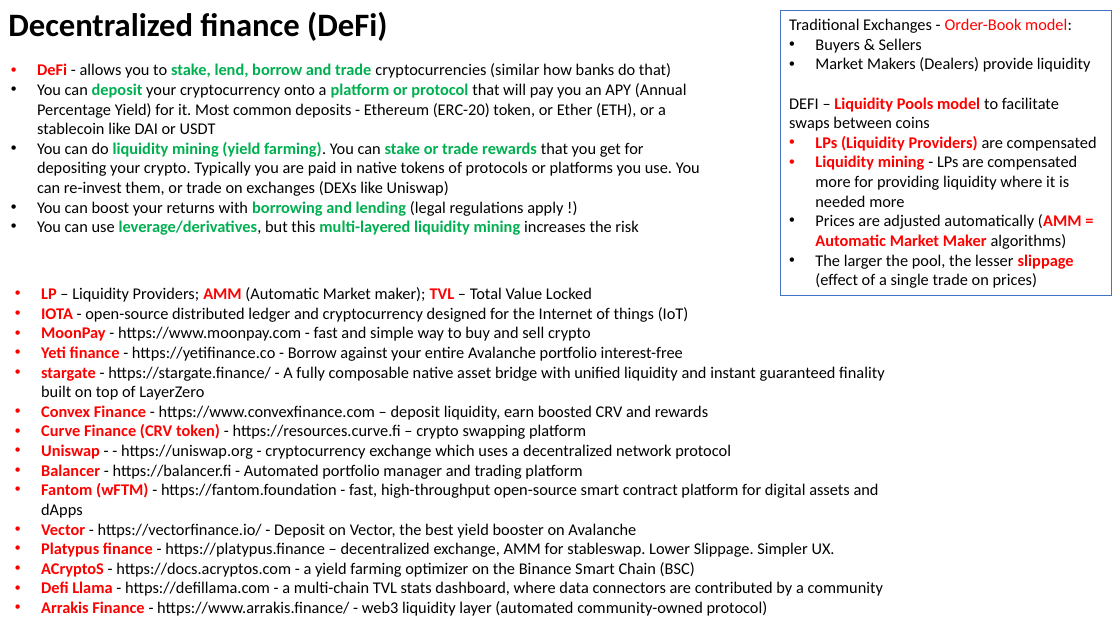
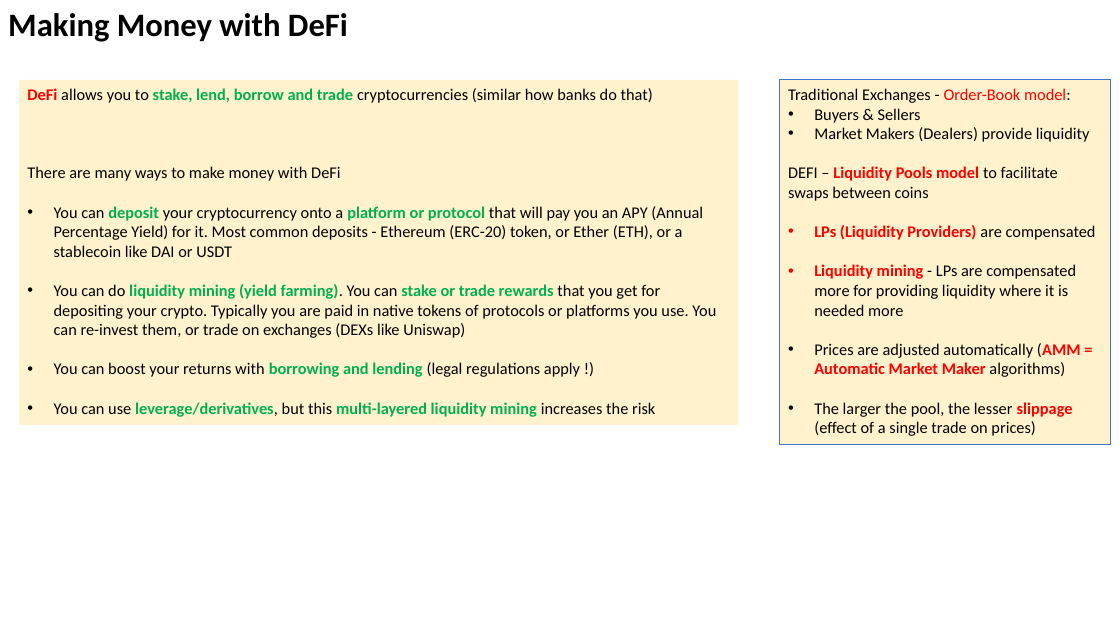
Before and after one commit to lselector/crypto, a slide deck: slide 5 of crypto_09_defi.pptx. Drawn at 1120x630 pixels with LibreOffice and Linux fonts; fonts in the diff are those of the drawing. Boxes give left, top, right and bottom in pixels: in the first picture for what was removed or moved away, otherwise in the second. Text is boxed around its words. In the diff, an @@ line names an element or a change of style, - is before the commit and + after.

```diff
--- a/crypto_09_defi.pptx
+++ b/crypto_09_defi.pptx
@@ text at [8,13,348,42]: text changed @@
-Decentralized finance (DeFi)
+Making Money with DeFi
@@ rectangle "DeFi allows you to stake, ..." at [19,80,739,425]: fill none to #FFF2CC @@
@@ rectangle "DeFi allows you to stake, ...": place and size @@
-rectangle "DeFi allows you to stake, ..." at [37,63,700,235]
+rectangle "DeFi allows you to stake, ..." at [19,80,739,425]
@@ text in rectangle at [27,88,653,181]: text changed @@
-• DeFi - allows you to stake, lend, borrow and trade cryptocurrencies (similar how banks do that)
+DeFi allows you to stake, lend, borrow and trade cryptocurrencies (similar how banks do that)
+There are many ways to make money with DeFi
@@ rectangle "Traditional Exchanges - Order-Book model:": place and size @@
-rectangle "Traditional Exchanges - Order-Book model:" at [781,10,1112,296]
+rectangle "Traditional Exchanges - Order-Book model:" at [780,80,1111,444]
@@ rectangle "Traditional Exchanges - Order-Book model:" at [780,80,1111,444]: fill none to #FFF2CC @@
@@ text removed at [41,287,884,616] @@
-• LP – Liquidity Providers; AMM (Automatic Market maker); TVL – Total Value Locked
-• IOTA - open-source distributed ledger and cryptocurrency designed for the Internet of things (IoT)
-• MoonPay - https://www.moonpay.com - fast and simple way to buy and sell crypto
-• Yeti finance - https://yetifinance.co - Borrow against your entire Avalanche portfolio interest-free
-• stargate - https://stargate.finance/ - A fully composable native asset bridge with unified liquidity and instant guaranteed finality built on top of LayerZero
-• Convex Finance - https://www.convexfinance.com – deposit liquidity, earn boosted CRV and rewards
-• Curve Finance (CRV token) - https://resources.curve.fi – crypto swapping platform
-• Uniswap - - https://uniswap.org - cryptocurrency exchange which uses a decentralized network protocol
-• Balancer - https://balancer.fi - Automated portfolio manager and trading platform
-• Fantom (wFTM) - https://fantom.foundation - fast, high-throughput open-source smart contract platform for digital assets and dApps
-• Vector - https://vectorfinance.io/ - Deposit on Vector, the best yield booster on Avalanche
-• Platypus finance - https://platypus.finance – decentralized exchange, AMM for stableswap. Lower Slippage. Simpler UX.
-• ACryptoS - https://docs.acryptos.com - a yield farming optimizer on the Binance Smart Chain (BSC)
-• Defi Llama - https://defillama.com - a multi-chain TVL stats dashboard, where data connectors are contributed by a community
-• Arrakis Finance - https://www.arrakis.finance/ - web3 liquidity layer (automated community-owned protocol)
```
Also in this commit, not shown: 2 slides added, 2 other files.
